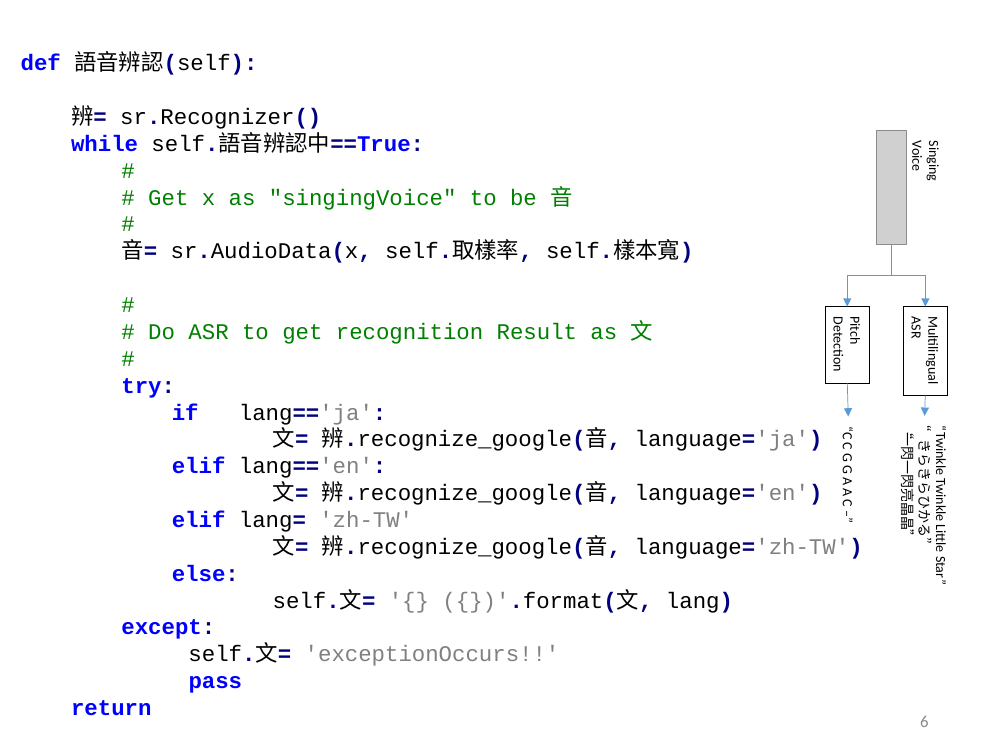
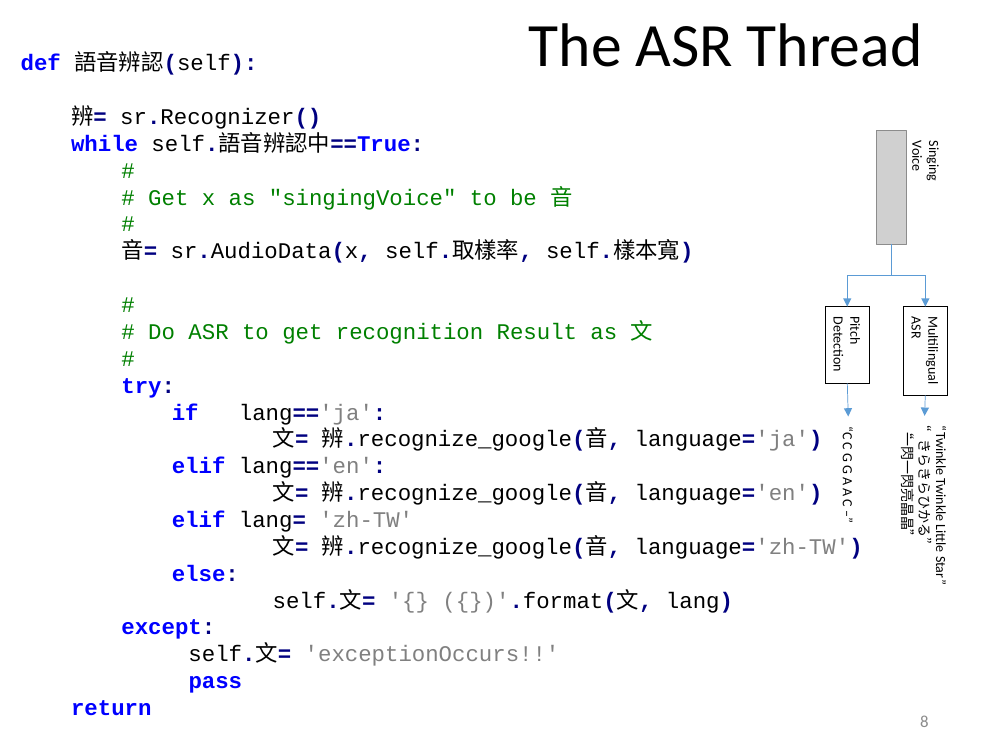
Before and after one commit to renyuanL/multilingualASR, a slide deck: slide 8 of ryMultilingualSongTrans.pptx (slide 6 before the commit). Drawn at 1008x756 pixels with LibreOffice and Linux fonts; fonts in the diff are those of the drawing; grey boxes stand for pictures. Boxes give left, top, right and bottom in pixels: in the first picture for what was removed or moved away, otherwise in the second. Text is boxed around its words. In the diff, an @@ line names an element or a change of style, - is before the commit and + after.

```diff
--- a/ryMultilingualSongTrans.pptx
+++ b/ryMultilingualSongTrans.pptx
@@ title added at bbox=[529, 23, 922, 67], 44 pt, text #000000 @@
+The ASR Thread
@@ page number at bbox=[920, 715, 928, 727]: text changed @@
-6
+8
```
Also in this commit, not shown: 5 other slides changed, 3 slides added, 3 other files.
